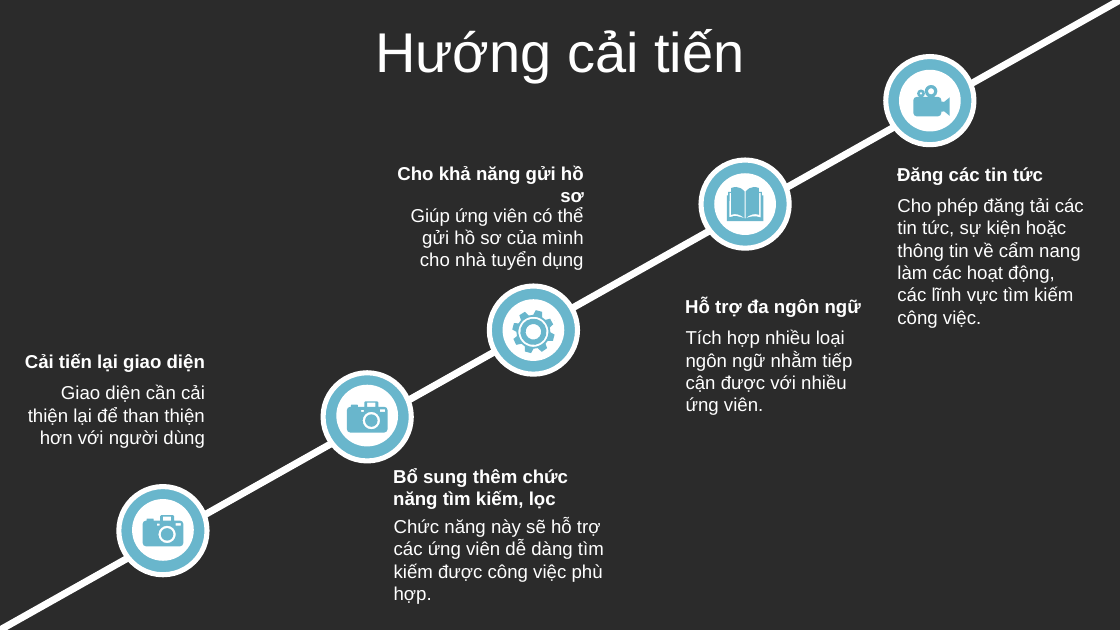
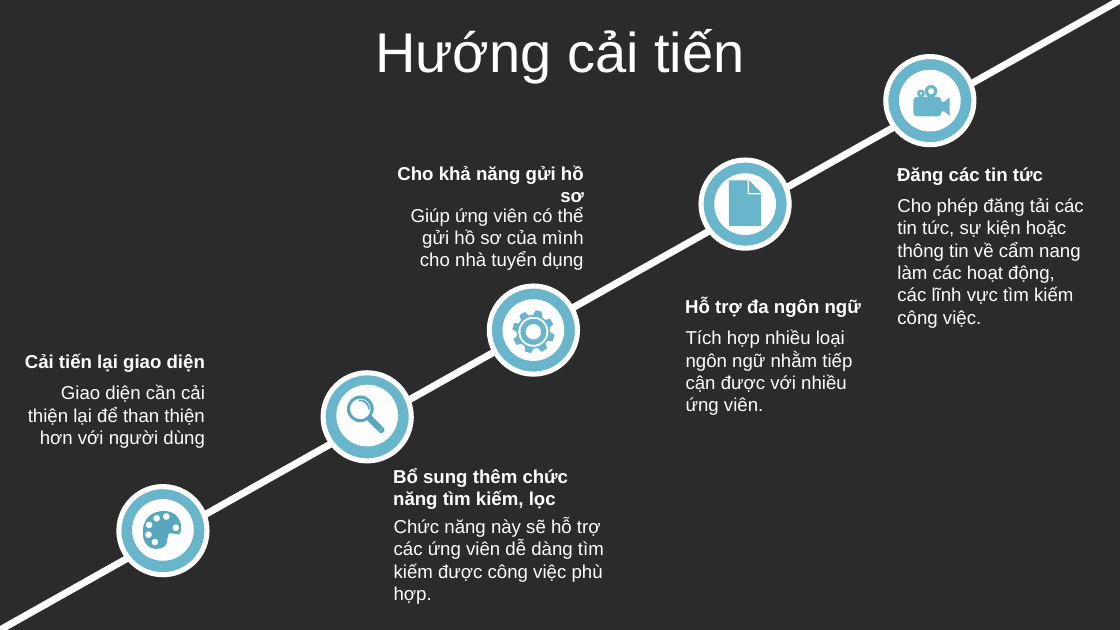
Before and after one commit to cotrang20012/RecruitingWebsite, a slide deck: slide 13 of báo cáo.pptx (slide 14 before the commit). Drawn at 1120x630 pixels with LibreOffice and Linux fonts; fonts in the diff are those of the drawing; background and template pictures are left out; a plain dark background stands for a picture behind light text. Boxes give left, top, right and bottom in pixels: in the first picture for what was removed or moved away, otherwise in the second. Text is boxed around its words. In the diff, an @@ line names an element or a change of style, - is before the commit and + after.

```diff
--- a/báo cáo.pptx
+++ b/báo cáo.pptx
@@ freeform shape: place and size @@
-freeform shape at (727,187,764,222)
+freeform shape at (729,180,762,226)
@@ freeform shape at (347,396,391,440): fill #69B6CC to #57A7BD; rotation 0 to 315 degrees; outline redrawn @@
@@ freeform shape: place and size @@
-freeform shape at (142,515,183,547)
+freeform shape at (142,511,180,549)
@@ freeform shape at (142,511,180,549): fill #69B6CC to #57A7BD @@
```
Also in this commit, not shown: 1 other slide changed, 21 slides removed.
